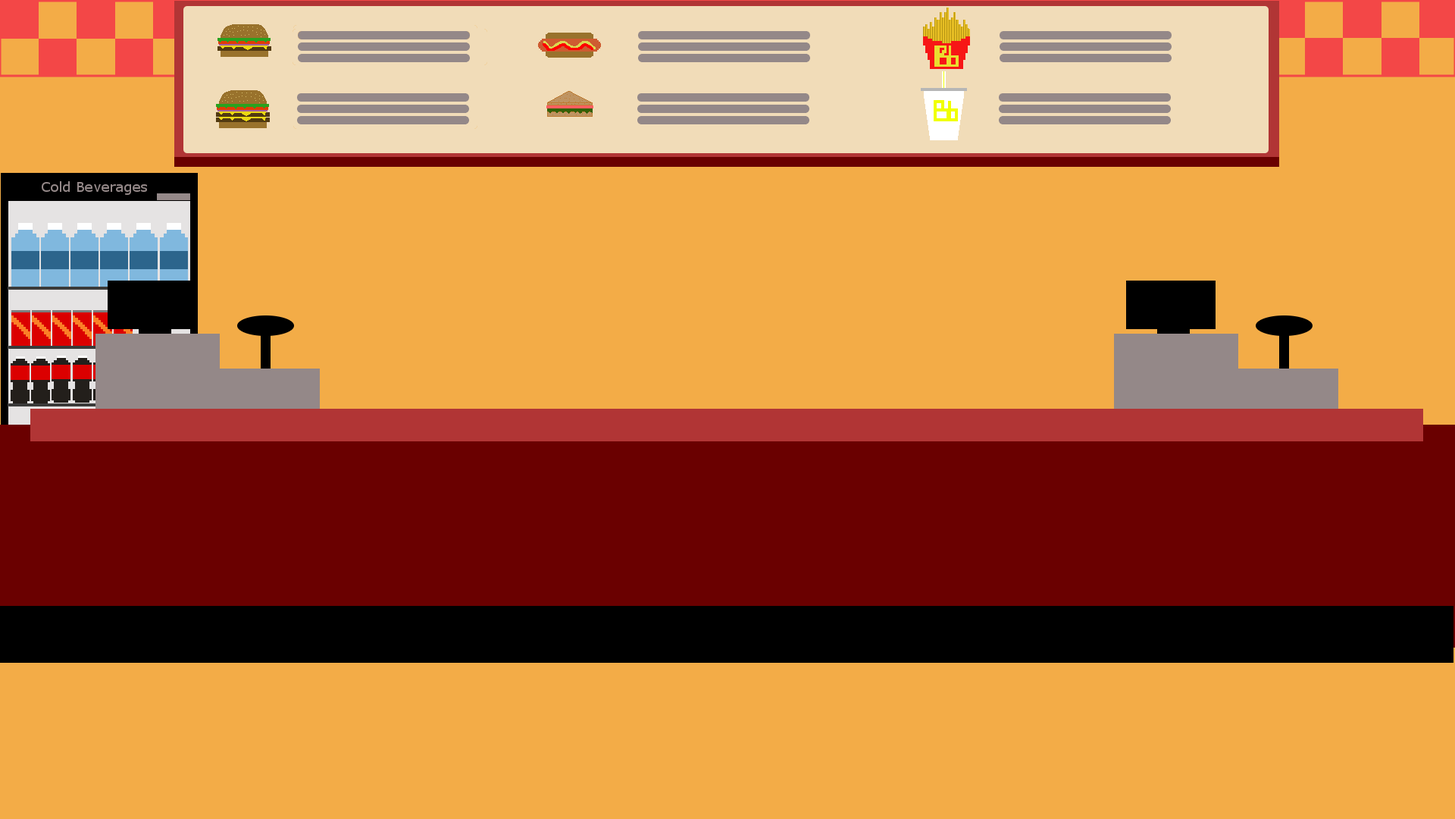
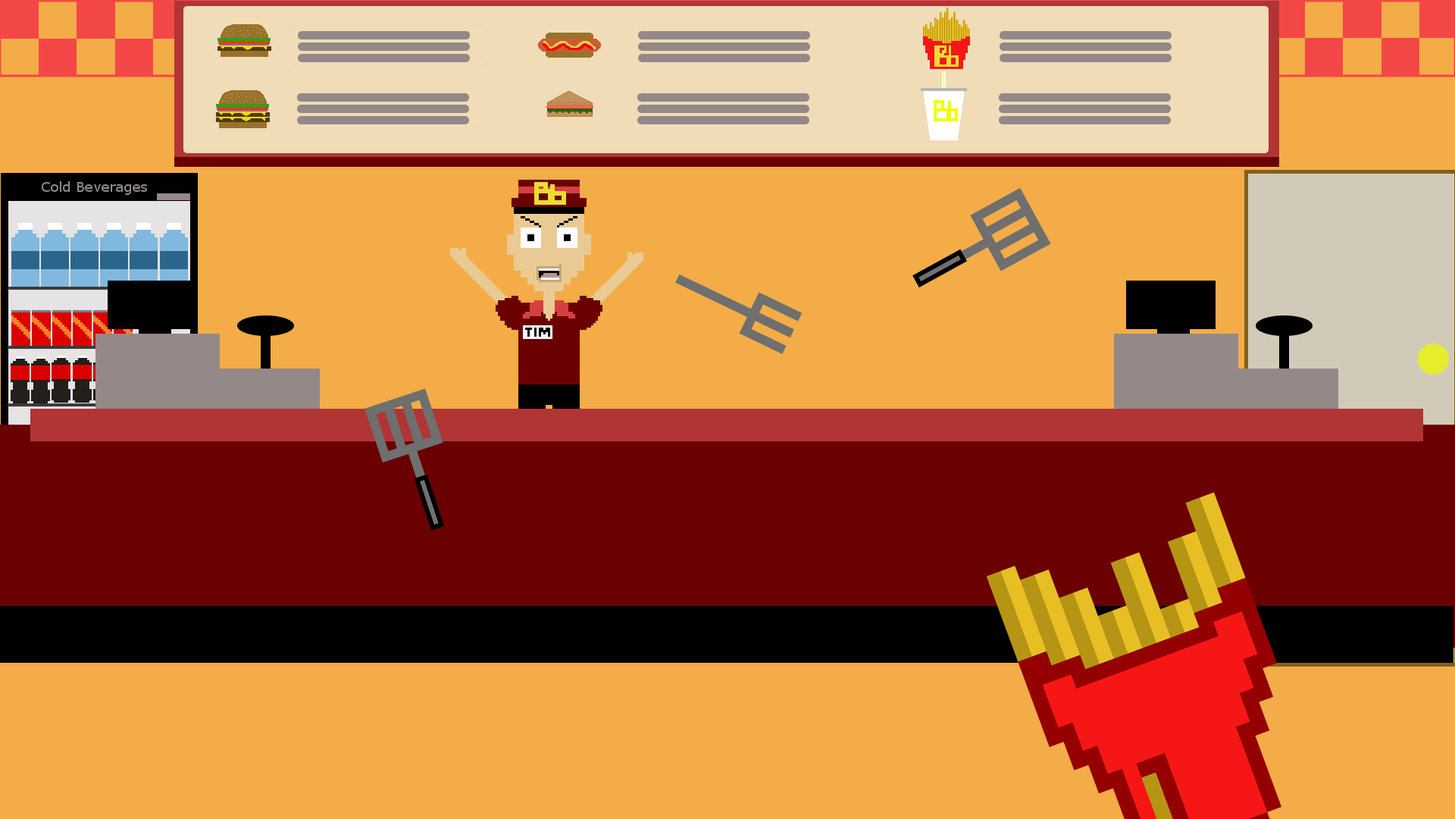
Layer changes from the first 1455x819 image to the second:
added layer "Spatula.png #1" above "Fork.png" over [364, 388, 445, 531]
added layer "Fork.png" above "Spatula.png" over [675, 273, 803, 354]
added layer "Spatula.png" above "GunOnly.png #1" over [912, 187, 1052, 288]
added layer "GunOnly.png #1" above "GunOnly.png" over [986, 491, 1282, 819]
added layer "sprite_1.png #1" above "Cold Beverages" over [450, 179, 644, 409]
added layer "Restaurant Door" above "Restaurant Background" over [1244, 169, 1455, 667]
